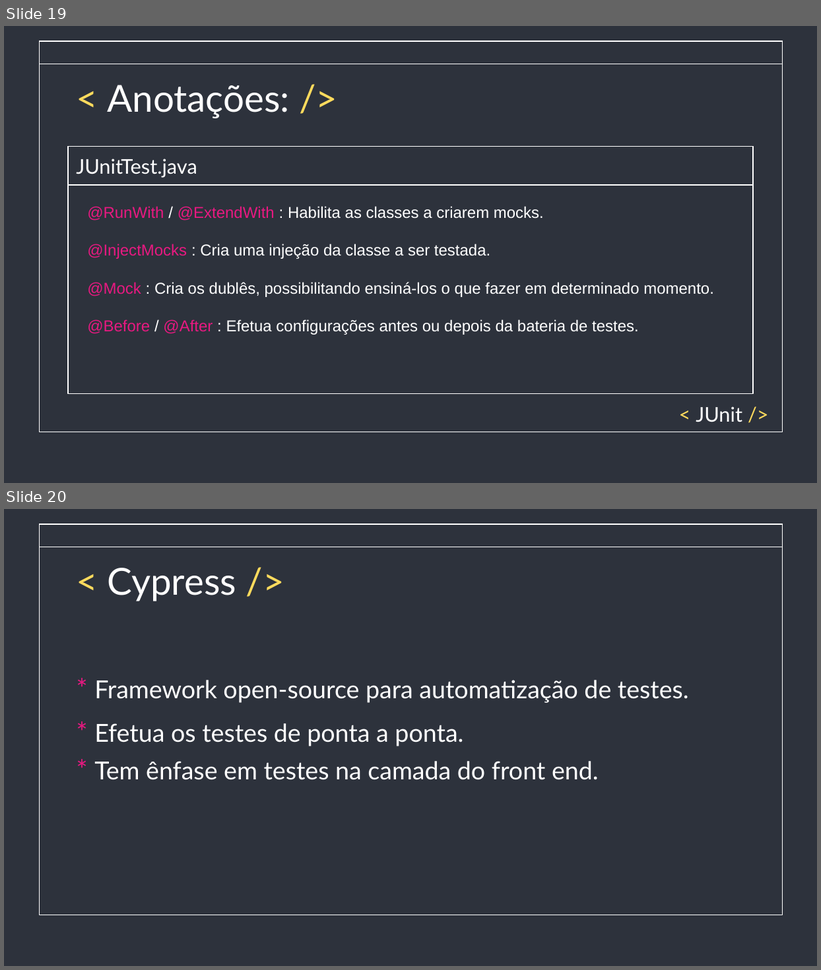
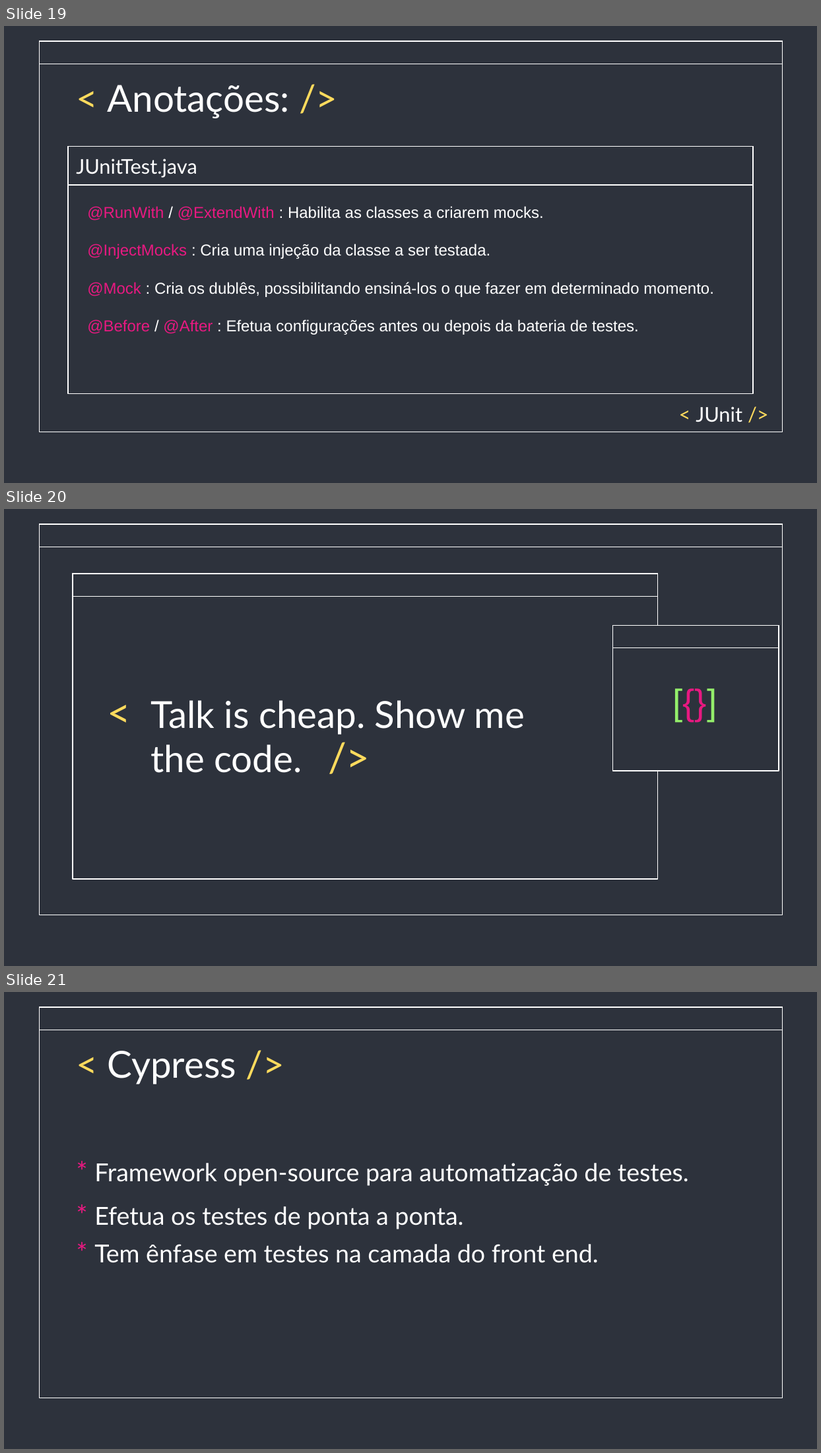
Before and after one commit to saintalex93/TestingHabitPresentation, a slide deck: Testes - Semana de qualidade.pptx. Shown one above the other, each under a label of ours: slides 19 and 20 before the commit, slides 19, 20 and 21 after it. The pictures are 821x970 and 821x1453 pixels, drawn with LibreOffice and Linux fonts; fonts in the diff are those of the drawing. Boxes give left, top, right and bottom in pixels: in the first picture for what was removed or moved away, otherwise in the second. Text is boxed around its words. In the diff, an @@ line names an element or a change of style, - is before the commit and + after.

```diff
--- a/Testes - Semana de qualidade.pptx
+++ b/Testes - Semana de qualidade.pptx
@@ slide 20 added at box(4, 509, 817, 966), background #2D323C; not listed: 2 template elements that a slide beside it also shows @@
@@ rectangle added at box(72, 573, 657, 879), fill #2D323C, outline #FFFFFF 0.75 pt @@
@@ rectangle added at box(72, 573, 657, 596), fill #2D323C, outline #FFFFFF 0.75 pt @@
@@ rectangle added at box(613, 625, 779, 771), fill #2D323C, outline #FFFFFF 0.75 pt @@
@@ rectangle added at box(613, 625, 779, 648), fill #2D323C, outline #FFFFFF 0.75 pt @@
@@ text added at box(622, 676, 768, 743), 32 pt, text #94EE6B @@
+[{}]
@@ text added at box(99, 688, 162, 741), 36 pt, text #FFDB5D @@
+<
@@ text added at box(151, 700, 525, 773), 33 pt, text #FFFFFF @@
+Talk is cheap. Show me the code.
@@ text added at box(320, 733, 383, 786), 36 pt, text #FFDB5D @@
+/>
@@ what was slide 20 is now slide 21 @@
```
Also in this commit, not shown: 3 slides changed.
